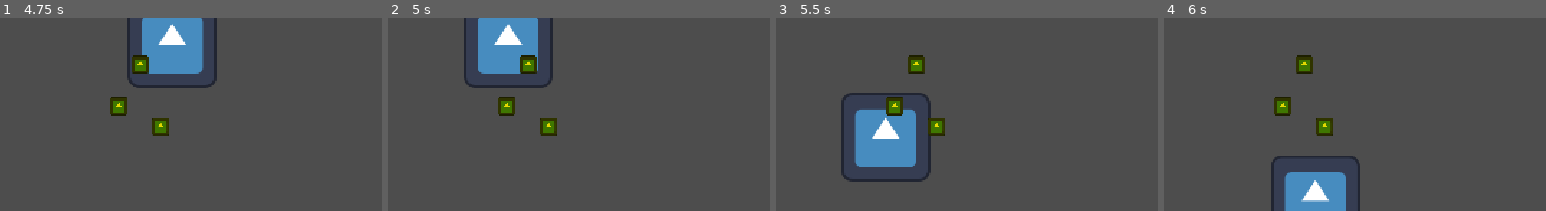
Above: before the commit, frames 1-4 (left to right).
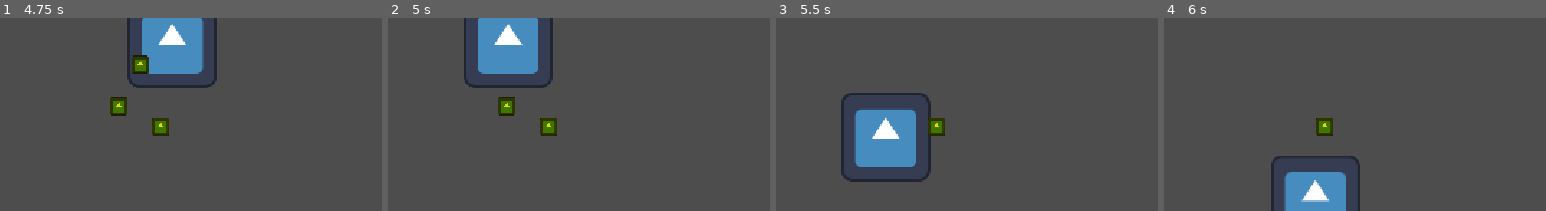
Above: after the commit, the same moments.

Repository: NxtCreator/little-archery
Game: Godot game, scene res://scenes/main.tscn
Two runs of this game, one before a commit and one after it. Both use one fixed random seed, a clock stepped at 60 frames per second and the inputs below. The engine's default icon, where the game draws it, is replaced by a stand-in: a white triangle on a blue panel in a dark square.
Inputs (mouse positions are % of the whole screen's width and height, from its top left):
- Up to frame 1 (4.75 s): tap Enter at 0.5 s; move the mouse to (71, 45) at 0.52 s; hold D (move_right) 0.53-1.28 s; tap Alt at 0.6, 2.1, 3.6 s; click (71, 45) at 0.67 s; move the mouse to (27, 57) at 1.27 s; hold S (move_down) 1.28-2.03 s; tap Shift at 1.35, 2.85, 4.35 s; move the mouse to (58, 26) at 2.02 s; hold D (move_right) 2.03-2.78 s; move the mouse to (42, 75) at 2.77 s; hold W (move_up) 2.78-3.53 s; click (42, 75) at 2.92 s; move the mouse to (79, 69) at 3.52 s; hold A (move_left) from 3.53 s (still down); move the mouse to (16, 34) at 4.27 s
- Up to frame 2 (5 s): keep holding A (move_left)
- Up to frame 3 (5.5 s): move the mouse to (53, 51) at 5.02 s; release A (move_left) at 5.03 s; hold S (move_down) from 5.03 s (still down); tap Alt at 5.1 s; click (53, 51) at 5.17 s
- Up to frame 4 (6 s): move the mouse to (32, 22) at 5.77 s; release S (move_down) at 5.78 s; hold D (move_right) from 5.78 s (still down); tap Shift at 5.85 s
The pictures show only the part of the screen within x 50-100%, y 39-89%; the shares and areas given below are measured in that part.

Frame 1 is identical in both runs. In frame 2, 0.4% of the frame differs, in the area x 34-40%, y 19-30%; in frame 3, 0.9%, in the area x 28-40%, y 19-51%; in frame 4, 0.9%.

Commit message:
Make coins delete themselves when the player touches them

Diff:
--- /dev/null
+++ b/scenes/coin.gd
@@ -0,0 +1,7 @@
+extends Area2D
+
+
+
+func _on_body_entered(body: Node2D) -> void:
+	if body.is_in_group("player"):
+		queue_free()
--- a/scenes/coin.tscn
+++ b/scenes/coin.tscn
@@ -1,10 +1,12 @@
 [gd_scene format=3 uid="uid://ol77e1umbjvg"]
 
+[ext_resource type="Script" uid="uid://cfplbsnc3vtef" path="res://scenes/coin.gd" id="1_i64fm"]
 [ext_resource type="Texture2D" uid="uid://cxtexrrk3vg4p" path="res://icon.svg" id="1_rwqht"]
 
 [sub_resource type="CircleShape2D" id="CircleShape2D_62jd7"]
 
 [node name="Coin" type="Area2D" unique_id=1122365810]
+script = ExtResource("1_i64fm")
 
 [node name="Sprite2D" type="Sprite2D" parent="." unique_id=897927563]
 modulate = Color(0.8901961, 0.84705883, 0, 1)
@@ -13,3 +15,5 @@
 
 [node name="CollisionShape2D" type="CollisionShape2D" parent="." unique_id=1789151842]
 shape = SubResource("CircleShape2D_62jd7")
+
+[connection signal="body_entered" from="." to="." method="_on_body_entered"]
Not shown, added: scenes/coin.gd.uid
